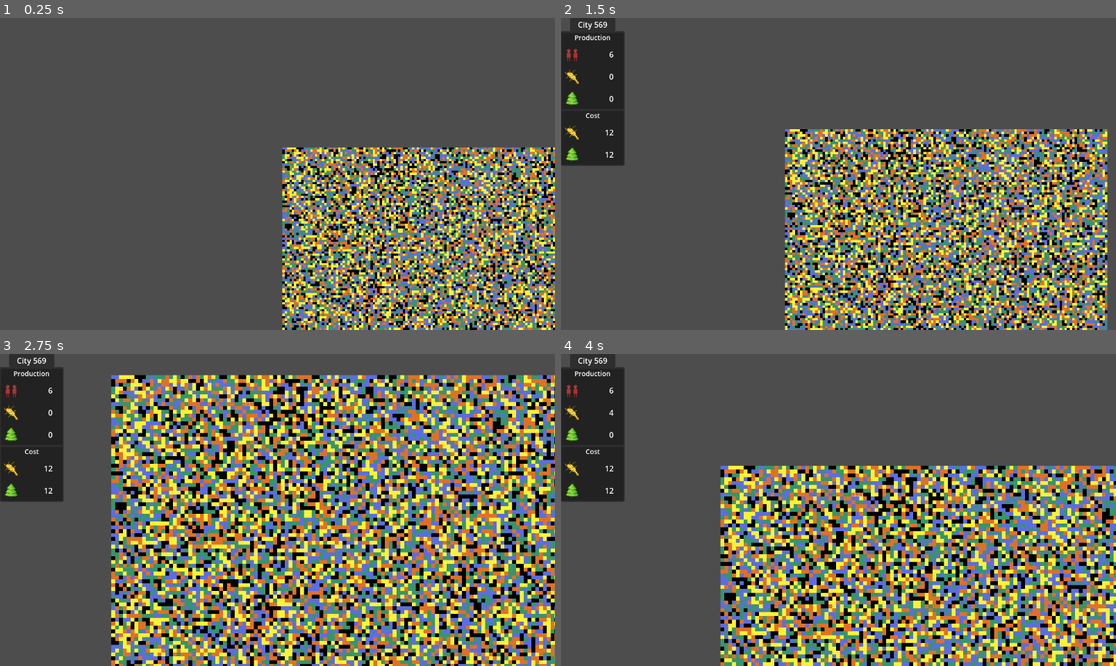
Above: before the commit, frames 1-4 (two rows, left to right).
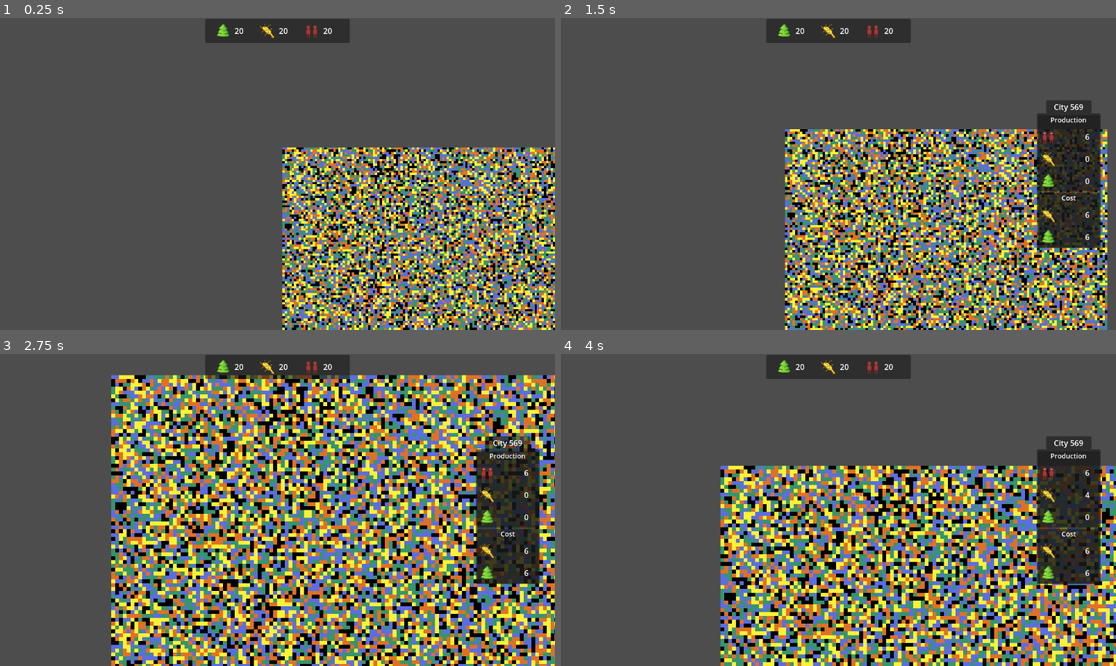
Above: after the commit, the same moments.

Repository: ThreeCoffees/cassini-hackathon
Game: Godot game, scene res://test_scenes/leon/tilemap_gen_test.tscn
The game is run twice, just before and just after one commit, with the same random seed, the same clock (stepped at 60 frames per second) and the same inputs. The project has no main scene, so this scene is started directly.
Inputs (mouse positions are in pixels of both pictures, inside the frame that each line leads up to):
- Up to frame 1 (0.25 s): no input
- Up to frame 2 (1.5 s): tap Enter at 0.5 s; move the mouse to (960, 158) at 0.52 s; hold D (right) 0.53-1.28 s; hold Mouse wheel up (zoom_in) 0.53-1.28 s; click (960, 158) at 0.67 s; move the mouse to (727, 189) at 1.27 s; hold S (down) from 1.28 s (still down); tap Mouse wheel down (zoom_out) at 1.35 s
- Up to frame 3 (2.75 s): move the mouse to (333, 441) at 2.02 s; release S (down) at 2.03 s; hold D (right) from 2.03 s (still down); hold Mouse wheel up (zoom_in) from 2.03 s (still down)
- Up to frame 4 (4 s): move the mouse to (810, 572) at 2.77 s; release D (right) at 2.78 s; release Mouse wheel up (zoom_in) at 2.78 s; hold W (up) 2.78-3.53 s; tap Mouse wheel down (zoom_out) at 2.85 s; click (810, 572) at 2.92 s; move the mouse to (1005, 556) at 3.52 s; hold A (left) from 3.53 s (still down); hold Mouse wheel up (zoom_in) from 3.53 s (still down)

The runs differ from the first frame. In frame 1, 1.9% of the frame differs, in the area x 37-63%, y 0-9%; in frame 2, 12%; in frame 3, 11%; in frame 4, 12%, in the area x 0-98%, y 0-74%.

Commit message:
Add global costs and yields

Diff:
--- a/project.godot
+++ b/project.godot
@@ -17,6 +17,7 @@
 [autoload]
 
 CityManager="*res://scripts/autoloads/city_manager.gd"
+ResourceManager="*res://scripts/autoloads/resource_manager.gd"
 
 [dotnet]
 
--- a/scenes/ui/city_inspector.tscn
+++ b/scenes/ui/city_inspector.tscn
@@ -17,9 +17,17 @@
 energy_requirement_info = NodePath("VBoxContainer/Properties/MarginContainer/MainBox/PanelContainer/CostBox/VBoxContainer2/VBoxContainer/EnergyInfo")
 
 [node name="VBoxContainer" type="VBoxContainer" parent="."]
-layout_mode = 0
-offset_right = 40.0
-offset_bottom = 40.0
+layout_mode = 1
+anchors_preset = 6
+anchor_left = 1.0
+anchor_top = 0.5
+anchor_right = 1.0
+anchor_bottom = 0.5
+offset_left = -132.0
+offset_top = -153.5
+offset_bottom = 153.5
+grow_horizontal = 0
+grow_vertical = 2
 theme_override_constants/separation = 0
 
 [node name="CityHeader" type="PanelContainer" parent="VBoxContainer"]
--- /dev/null
+++ b/scenes/ui/resource_inspector.gd
@@ -0,0 +1,5 @@
+class_name ResourceInspector extends Control
+
+@export var wood_info: PropertyInfo
+@export var food_info: PropertyInfo
+@export var populatio_info: PropertyInfo
--- /dev/null
+++ b/scenes/ui/resource_inspector.tscn
@@ -0,0 +1,67 @@
+[gd_scene load_steps=5 format=3 uid="uid://ca7lotynnkupq"]
+
+[ext_resource type="Script" uid="uid://tn7llw1vwyky" path="res://scenes/ui/resource_inspector.gd" id="1_clb14"]
+[ext_resource type="PackedScene" uid="uid://c7h2x38t0mbbm" path="res://scenes/ui/property_info.tscn" id="1_n4amc"]
+[ext_resource type="Texture2D" uid="uid://b32e3x6esqrwi" path="res://assets/icons/tree.png" id="2_clb14"]
+[ext_resource type="Texture2D" uid="uid://d30ok1yq322oo" path="res://assets/icons/wheat.png" id="3_hugm3"]
+
+[node name="ResourceInspector" type="Control" node_paths=PackedStringArray("wood_info", "food_info", "population_info")]
+layout_mode = 3
+anchors_preset = 5
+anchor_left = 0.5
+anchor_right = 0.5
+grow_horizontal = 2
+script = ExtResource("1_clb14")
+wood_info = NodePath("PanelContainer/MarginContainer/HBoxContainer/WoodInfo")
+food_info = NodePath("PanelContainer/MarginContainer/HBoxContainer/FoodInfo")
+population_info = NodePath("PanelContainer/MarginContainer/HBoxContainer/PopulationInfo")
+
+[node name="MarginContainer" type="MarginContainer" parent="."]
+layout_mode = 1
+anchors_preset = 10
+anchor_right = 1.0
+offset_bottom = 50.0
+grow_horizontal = 2
+theme_override_constants/margin_left = 32
+theme_override_constants/margin_top = 2
+theme_override_constants/margin_right = 32
+theme_override_constants/margin_bottom = 2
+
+[node name="PanelContainer" type="PanelContainer" parent="."]
+layout_mode = 0
+offset_left = -150.0
+offset_top = 2.0
+offset_right = 150.0
+offset_bottom = 52.0
+grow_horizontal = 2
+
+[node name="MarginContainer" type="MarginContainer" parent="PanelContainer"]
+layout_mode = 2
+size_flags_horizontal = 4
+theme_override_constants/margin_left = 16
+theme_override_constants/margin_top = 4
+theme_override_constants/margin_right = 16
+theme_override_constants/margin_bottom = 4
+
+[node name="HBoxContainer" type="HBoxContainer" parent="PanelContainer/MarginContainer"]
+layout_mode = 2
+theme_override_constants/separation = 8
+
+[node name="WoodInfo" parent="PanelContainer/MarginContainer/HBoxContainer" instance=ExtResource("1_n4amc")]
+layout_mode = 2
+
+[node name="PropertyIcon" parent="PanelContainer/MarginContainer/HBoxContainer/WoodInfo/HBoxContainer" index="0"]
+texture = ExtResource("2_clb14")
+
+[node name="FoodInfo" parent="PanelContainer/MarginContainer/HBoxContainer" instance=ExtResource("1_n4amc")]
+layout_mode = 2
+
+[node name="PropertyIcon" parent="PanelContainer/MarginContainer/HBoxContainer/FoodInfo/HBoxContainer" index="0"]
+texture = ExtResource("3_hugm3")
+
+[node name="PopulationInfo" parent="PanelContainer/MarginContainer/HBoxContainer" instance=ExtResource("1_n4amc")]
+layout_mode = 2
+
+[editable path="PanelContainer/MarginContainer/HBoxContainer/WoodInfo"]
+[editable path="PanelContainer/MarginContainer/HBoxContainer/FoodInfo"]
+[editable path="PanelContainer/MarginContainer/HBoxContainer/PopulationInfo"]
--- a/scripts/autoloads/city_manager.gd
+++ b/scripts/autoloads/city_manager.gd
@@ -18,6 +18,9 @@
 		return null
 	return _faction_infos[faction_id]
 
+func get_all_factions() -> Array[Faction]:
+	return _faction_infos
+
 func create_cities(tilemap: TileMapLayer):
 	var all_city_cells = tilemap.get_used_cells_by_id(1, Vector2i(4,0));
 
@@ -30,6 +33,7 @@
 			_flood_fill(cell_coords, faction)
 			_faction_infos.append(faction)
 
+	ResourceManager.initialize_resources()
 
 func _flood_fill(cell_coords: Vector2i, faction: Faction):
 	var cell_factions = _city_tile_faction.get(cell_coords);
--- /dev/null
+++ b/scripts/autoloads/resource_manager.gd
@@ -0,0 +1,40 @@
+extends Node
+
+class ResourceData:
+	var total_yield: int
+	var total_cost: int
+	var storage: int
+	var type: String
+
+	func get_label() -> String:
+		return "%d | %d/day" % [storage, get_change()]
+
+	func get_change() -> int:
+		return total_yield - total_cost
+
+	func update_change():
+		calculate_total_yield()
+		calculate_total_cost()
+
+	func update_storage():
+		storage += get_change()
+
+	func calculate_total_yield():
+		total_yield = CityManager.get_all_factions().reduce(func(sum: int, faction): return sum + faction.get_yields(type), 0)
+
+	func calculate_total_cost():
+		total_cost = CityManager.get_all_factions().reduce(func(sum: int, faction): return sum + faction.get_costs(type), 0)
+
+	func _init(new_type: String):
+		type = new_type
+
+
+var resources: Dictionary[String, ResourceData] = {}
+
+func initialize_resources():
+	resources.set("wood", ResourceData.new("wood"))
+	resources.set("food", ResourceData.new("food"))
+	resources.set("population", ResourceData.new("population"))
+
+	for resource in resources.values():
+		resource.update_change()
--- a/scripts/factions/faction.gd
+++ b/scripts/factions/faction.gd
@@ -1,8 +1,8 @@
 class_name Faction extends Node
 
 const population_starter_multiplier: int = 2
-const food_req_mul: int = 2
-const energy_req_mul: int = 2
+const food_req_mul: int = 1
+const energy_req_mul: int = 1
 
 const food_prod_mul: int = 4
 const wood_prod_mul: int = 4
@@ -60,6 +60,28 @@
 			TerrainTilemapLayer.TileTypes.AGRI:
 				food_yields += food_prod_mul
 
+func get_yields(type: String) -> int:
+	match type:
+		"wood":
+			return wood_yields
+		"food":
+			return food_yields
+		"energy":
+			return 0
+		_:
+			return 0
+
+func get_costs(type: String) -> int:
+	match type:
+		"wood":
+			return 0
+		"food":
+			return food_requirement
+		"energy":
+			return energy_requirement
+		_:
+			return 0
+
 
 func can_add_work()-> bool:
 	if worked_tiles.size() >= population:
--- a/test_scenes/leon/tilemap_gen_test.tscn
+++ b/test_scenes/leon/tilemap_gen_test.tscn
@@ -6,6 +6,7 @@
 [ext_resource type="Script" uid="uid://bahoes4ijhxiu" path="res://scripts/tilemaps/selection_layer.gd" id="3_g6a3i"]
 [ext_resource type="PackedScene" uid="uid://drttlxlck2el7" path="res://scenes/camera/ZoomingCamera2D.tscn" id="3_pmoas"]
 [ext_resource type="PackedScene" uid="uid://8qhk40k3dt5s" path="res://scenes/ui/city_inspector.tscn" id="5_pmoas"]
+[ext_resource type="PackedScene" uid="uid://ca7lotynnkupq" path="res://scenes/ui/resource_inspector.tscn" id="7_g6a3i"]
 
 [node name="TilemapGenTest" type="Node2D"]
 
@@ -27,7 +28,16 @@
 [node name="GUI" type="CanvasLayer" parent="."]
 
 [node name="CityInspector" parent="GUI" instance=ExtResource("5_pmoas")]
-debug = null
+anchors_preset = -1
+anchor_left = 1.0
+anchor_top = 0.5
+anchor_right = 1.0
+anchor_bottom = 0.5
+offset_right = -32.0
+grow_horizontal = 0
+grow_vertical = 2
+
+[node name="ResourceInspector" parent="GUI" instance=ExtResource("7_g6a3i")]
 
 [connection signal="faction_picked" from="Tilemap/TerrainTilemapLayer" to="Tilemap/SelectionLayer" method="_on_faction_picked"]
 [connection signal="faction_picked" from="Tilemap/TerrainTilemapLayer" to="GUI/CityInspector" method="_on_faction_picked"]
Not shown, added: scenes/ui/resource_inspector.gd.uid
Not shown, added: scripts/autoloads/resource_manager.gd.uid
Not shown: 1 places in test_scenes/leon/tilemap_gen_test.tscn that only renumber resources
